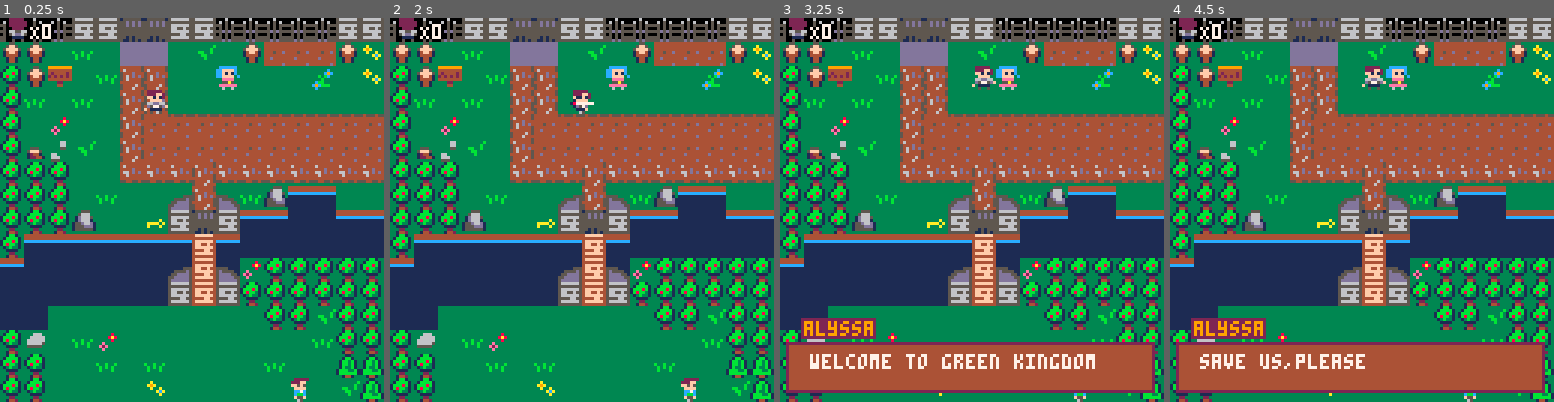
Above: before the commit, frames 1-4 (left to right).
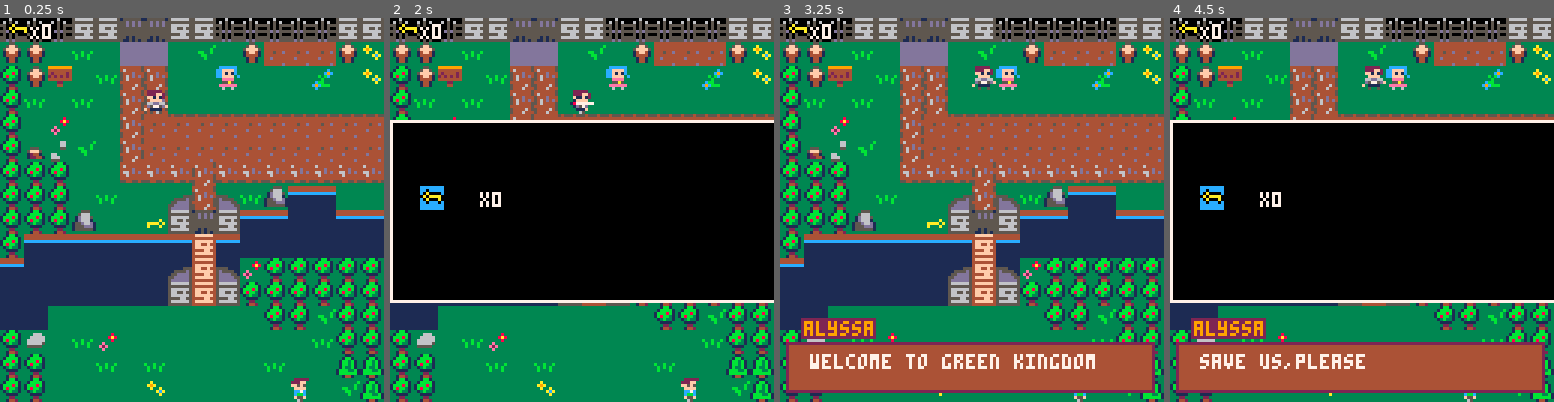
Above: after the commit, the same moments.

Repository: adatechschool/projet-collectif-pico-8-kal
Game: PICO-8 cartridge rpgv4.p8
Same seed, same stepped clock (60 frames per second), same inputs: the game is played once before the commit and once after it.
Inputs:
- Up to frame 1 (0.25 s): no input
- Up to frame 2 (2 s): tap X (X key) at 0.33, 1.07, 1.85 s; tap O (Z key) at 0.7, 1.7 s; hold Right from 1.6 s (still down)
- Up to frame 3 (3.25 s): release Right at 2.1 s; tap O (Z key) at 2.1, 2.5, 2.9 s; hold Up 2.15-2.42 s; hold Right 2.47-3.03 s; tap X (X key) at 2.97 s; hold Left from 3.08 s (still down)
- Up to frame 4 (4.5 s): tap O (Z key) at 3.3, 3.7, 4.1 s; release Left at 3.58 s; hold Down 3.63-3.97 s; hold Right from 4.02 s (still down); tap X (X key) at 4.08 s

The runs differ from the first frame. In frame 1, 0.3% of the frame differs, in the area x 1-8%, y 0-7%; in frame 2, 48%, in the area x 0-100%, y 0-75%; in frame 3, 0.3%; in frame 4, 48%.

Commit message:
version 4.5
with sword animation, inventory,better first map.

Diff:
--- a/rpgv4.p8
+++ b/rpgv4.p8
@@ -1,6 +1,7 @@
 pico-8 cartridge // http://www.pico-8.com
 version 38
 __lua__
+--declaration des variables
 local sword = {
     active = false,
     sprite = 80,
@@ -8,29 +9,34 @@
     length = 16,
     hitboxsize = 8
 }
-local sword = {
-    active = false,
-    sprite = 80,
-    duration = 0.15,
-    length = 16,
-    hitboxsize = 8
+
+local inventory = {
+    visible = false,
+    menuy = 64, -- position verticale du menu inventaire (centre de l'れたcran)
+    menuheight = 60 -- hauteur du menu inventaire
 }
 
+
+-- initialisation
 function _init()
     create_player()
     init_msg()
     init_camera()
 end
 
+-- mise a jour
 function _update()
+inventory.update()
     if #messages == 0 then
         player_movement()
         update_sword()
+
     end
     update_camera()
     update_msg()
 end
 
+-- draw
 function _draw()
     cls()
     draw_map()
@@ -38,7 +44,7 @@
     draw_sword()
     draw_ui()
     draw_msg()
-
+    inventory.draw()
 end
 
 -->8
@@ -306,27 +312,49 @@
 end
 
 -->8
---ui
-
 function draw_ui()
-camera()
-	palt(0,false) -- true or false
-	palt(12,true) -- met en transparent une couleur
-	spr(32,2)
-	palt()
-	print_outline("X"..p.keys,10,2,7)
-end
-
-function print_outline(text,x,y)
-	print(text,x-1,y,0)
-	print(text,x+1,y,0)
-	print(text,x+1,y,0)
-	print(text,x,y-1,0)
-	print(text,x,y+1,0)
-	print(text,x,y,7)
-end
-
-
+    camera()
+    palt(0, false)
+    palt(12, true)
+    spr(37, 2)
+    palt()
+    print_outline("X" .. p.keys, 10, 2, 7)
+end
+
+function print_outline(text, x, y)
+    print(text, x - 1, y, 0)
+    print(text, x + 1, y, 0)
+    print(text, x + 1, y, 0)
+    print(text, x, y - 1, 0)
+    print(text, x, y + 1, 0)
+    print(text, x, y, 7)
+end
+
+function inventory.update()
+    if btnp(5) then -- bouton "v"
+        inventory.visible = not inventory.visible
+    end
+    -- autres logiques de mise れき jour de l'inventaire
+end
+
+function inventory.draw()
+    if inventory.visible then
+        -- couleur de fond du menu inventaire
+        rectfill(0, inventory.menuy - inventory.menuheight / 2, 128, inventory.menuy + inventory.menuheight / 2, 0)
+
+        -- bordure du menu inventaire
+        rect(0, inventory.menuy - inventory.menuheight / 2, 128, inventory.menuy + inventory.menuheight / 2, 7)
+
+        -- icれひnes et descriptions des objets dans l'inventaire
+        -- dessinez vos icれひnes et textes ici
+
+        -- exemple : dessiner une icれひne de clれた
+        spr(37, 10, inventory.menuy - 8, 1, 1)
+
+        -- exemple : afficher le nombre de clれたs
+        print("x" .. p.keys, 30, inventory.menuy - 6, 7)
+    end
+end
 -->8
 --panneaux et npc
 
